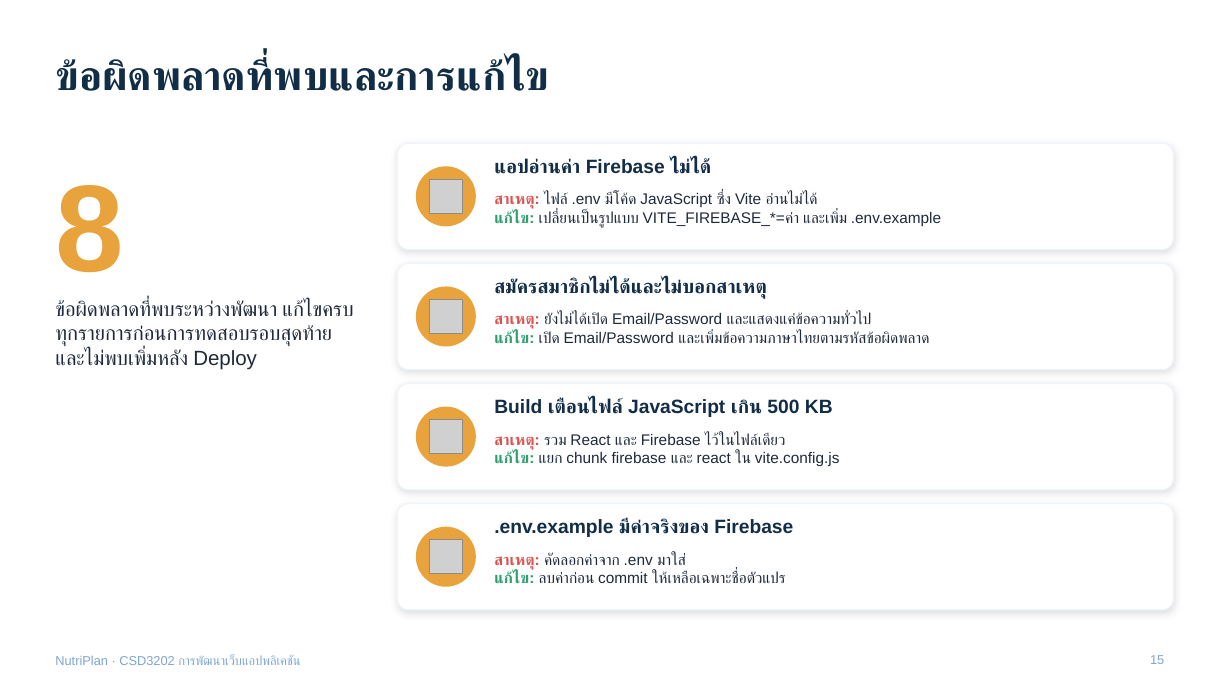
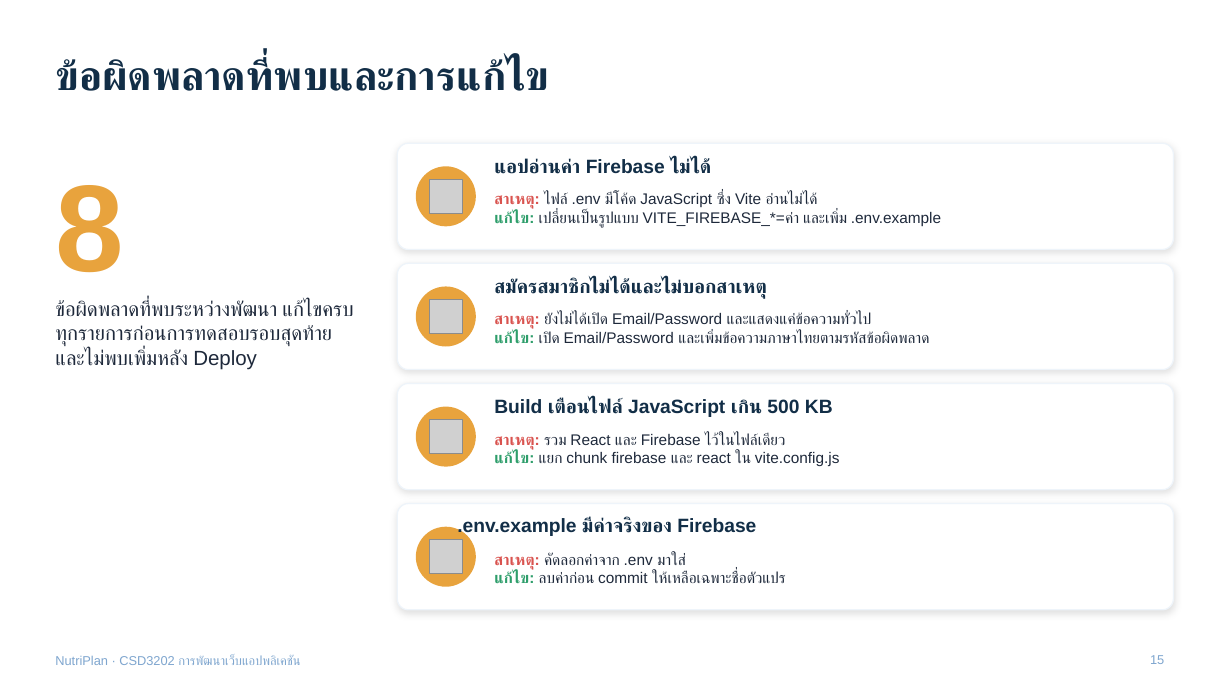
Before and after one commit to jinsojai0/groupwork-nutriplan, a slide deck: slide 15 of doc/Assignment 7/Assignment07_NutriPlan_Presentation.pptx. Drawn at 1232x693 pixels with LibreOffice and Linux fonts; fonts in the diff are those of the drawing; grey boxes stand for pictures. Boxes give left, top, right and bottom in pixels: in the first picture for what was removed or moved away, otherwise in the second. Text is boxed around its words. In the diff, an @@ line names an element or a change of style, - is before the commit and + after.

```diff
--- a/doc/Assignment 7/Assignment07_NutriPlan_Presentation.pptx
+++ b/doc/Assignment 7/Assignment07_NutriPlan_Presentation.pptx
@@ text ".env.example มีค่าจริงของ Firebase": place and size @@
-text ".env.example มีค่าจริงของ Firebase" at [494,519,793,537]
+text ".env.example มีค่าจริงของ Firebase" at [457,517,756,536]
```
Also in this commit, not shown: 2 other slides changed, 4 other files.
